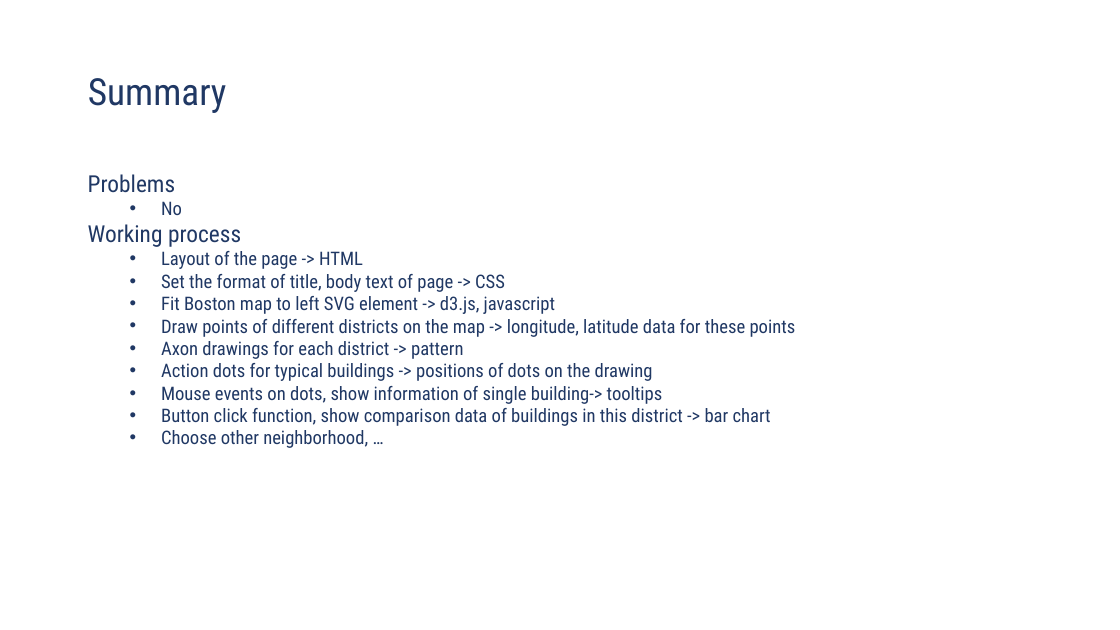
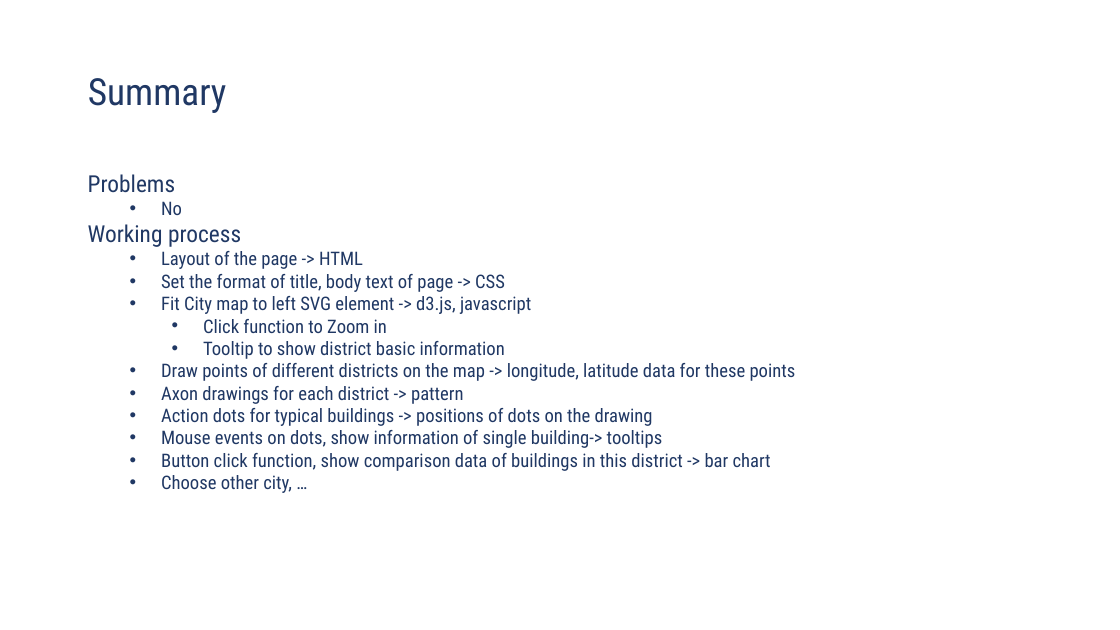
Before and after one commit to VizTechFall2017/week9-YuanhongShi, a slide deck: slide 5 of PS02/Final Project-VisualTech.pptx. Drawn at 1120x630 pixels with LibreOffice and Linux fonts; fonts in the diff are those of the drawing. Boxes give left, top, right and bottom in pixels: in the first picture for what was removed or moved away, otherwise in the second. Text is boxed around its words. In the diff, an @@ line names an element or a change of style, - is before the commit and + after.

```diff
--- a/PS02/Final Project-VisualTech.pptx
+++ b/PS02/Final Project-VisualTech.pptx
@@ text at (161, 296, 531, 359): text changed @@
-  • Fit Boston map to left SVG element -> d3.js, javascript
+  • Fit City map to left SVG element -> d3.js, javascript
+    • Click function to Zoom in
+    • Tooltip to show district basic information
@@ text at (161, 475, 292, 493): text changed @@
-  • Choose other neighborhood, …
+  • Choose other city, …
```
Also in this commit, not shown: 3 other slides changed, 1 other file.
